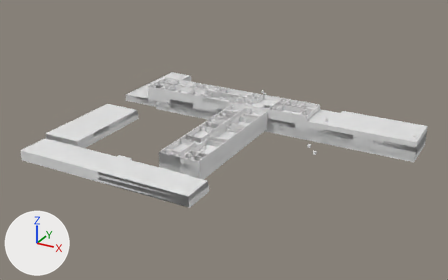
A saved change to the glTF model public/pspu.glb.
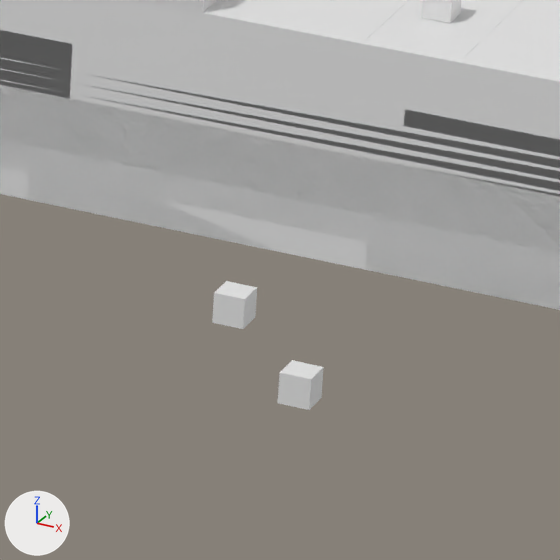
The first picture shows the older version from a camera (50 mm lens) standing at (104.3, -188.0, 98.9) and looking at (-2.6, 6.4, 1.7). The close-ups show both versions on the part from 65% to 75% of the width and 43% to 60% of the height of that picture; other places that the commit changed are outside them. Lighting does not change. The marker at lower left points along +X, +Y and +Z. Where no turn or scale is listed for an object, it has been applied to the vertices.

Names of what the first close-up shows: 'f_ground', 'g_ground', 'm_Uwalls', 's_ground', 't_ground', 't_walls', 'tstairs.001', 'tt_DepartmentOf .003', 'tt_EnglishLanguagePhilologyAndTranslation', 'u_walls'.
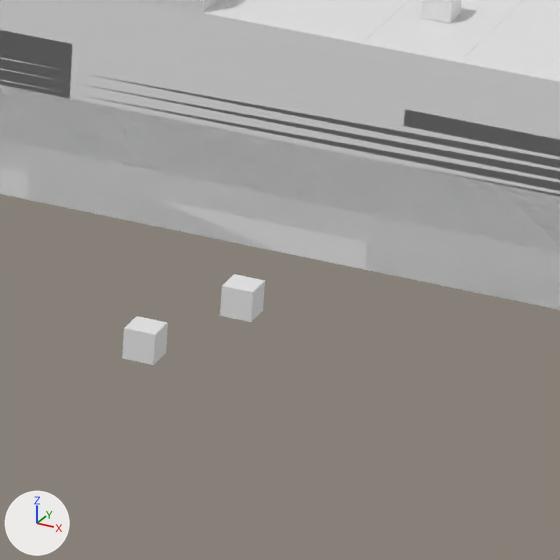
What differs and where, as boxes [x1, y1, x2, y2] in the close-ups (560 x 560 px):
'tt_EnglishLanguagePhilologyAndTranslation', moved
    before: [278, 360, 324, 410]
    after: [220, 274, 265, 322]
'tt_DepartmentOf .003', moved
    before: [212, 281, 257, 329]
    after: [122, 316, 168, 365]

What the commit changed:
Object 'tt_DepartmentOf .003' (ob_tt_departmentof__003) moves from (33.16, 4.5, 8.14) to (31.76, 0.77, 8.14).
Object 'tt_EnglishLanguagePhilologyAndTranslation' (ob_tt_englishlanguagephilologyandtranslation) moves from (37.09, -0.16, 8.23) to (33.24, 4.92, 8.23).
